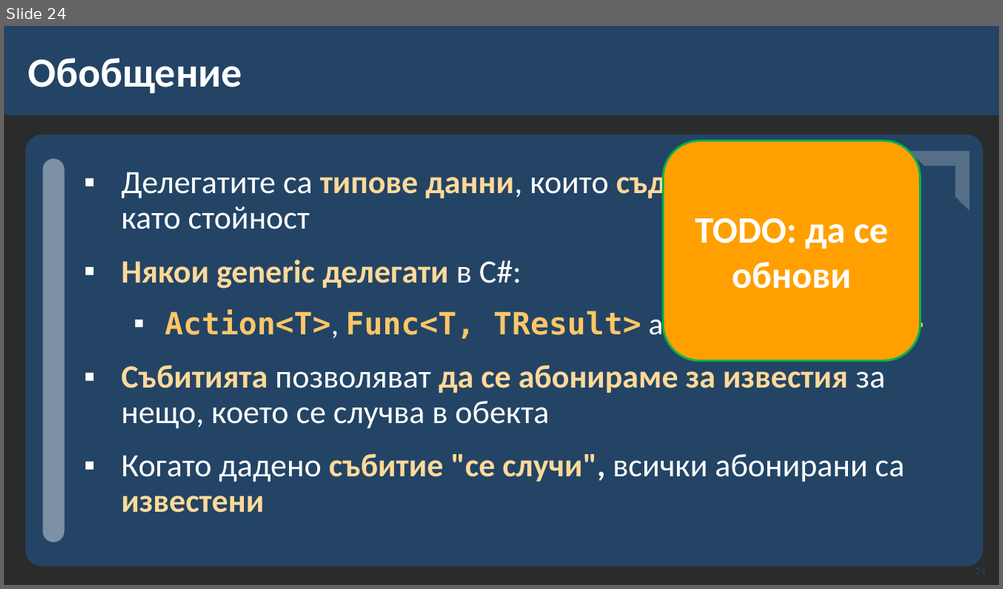
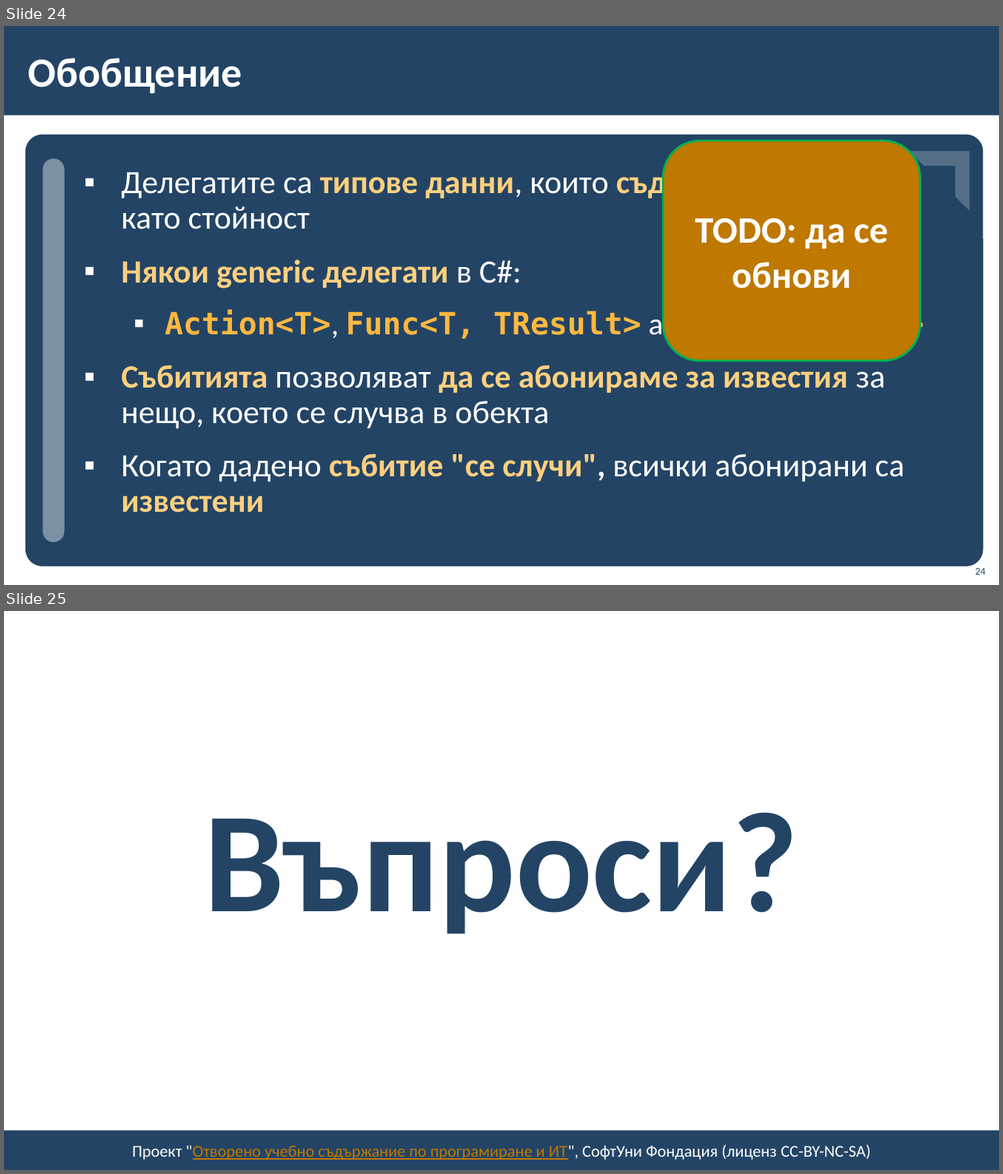
Before and after one commit to BG-IT-Edu/School-Programming, a slide deck: Courses/Software-Sciences/Module-1-OOP/12.2-Delegates-and-Events-Advanced/12.2-Delegates-and-Events-Advanced.pptx. Shown one above the other, each under a label of ours: slide 24 before the commit, slides 24 and 25 after it. The pictures are 1003x589 and 1003x1174 pixels, drawn with LibreOffice and Linux fonts; fonts in the diff are those of the drawing; background and template pictures are left out; a plain dark background stands for a picture behind light text. Boxes give left, top, right and bottom in pixels: in the first picture for what was removed or moved away, otherwise in the second. Text is boxed around its words. In the diff, an @@ line names an element or a change of style, - is before the commit and + after.

```diff
--- a/Courses/Software-Sciences/Module-1-OOP/12.2-Delegates-and-Events-Advanced/12.2-Delegates-and-Events-Advanced.pptx
+++ b/Courses/Software-Sciences/Module-1-OOP/12.2-Delegates-and-Events-Advanced/12.2-Delegates-and-Events-Advanced.pptx
@@ slide 25 added at <box>4,611,999,1170</box>, background #FFFFFF @@
@@ title added at <box>204,812,798,934</box>, 138 pt, text #234465, bold @@
+Въпроси?
@@ rectangle added at <box>4,1131,999,1170</box>, fill #234465 @@
@@ text added at <box>132,1145,871,1160</box>, 16 pt, text #FFFFFF @@
+Проект "Отворено учебно съдържание по програмиране и ИТ", СофтУни Фондация (лиценз CC-BY-NC-SA)
@@ slide 24 changed as well @@
@@ background picture (left out) to #FFFFFF @@
@@ rounded rectangle "TODO: да се обнови" at <box>663,141,919,361</box>: fill #FFA000 to #BF7800 @@
@@ text "Делегатите са типове данни, които ..." at <box>121,167,924,513</box>: text colour #FFD999 to #FFD07F in "типове данни, съдържат методи", "Някои generic делегати", "Събитията да се абонираме за известия", "събитие "се случи", известени"; text colour #FFC666 to #FFB840 in "Action<T>, Func<T, TResult> Predicate<T>" @@
```
Also in this commit, not shown: 21 other slides changed, 2 other slides added, 3 slides removed, 1 other file.
